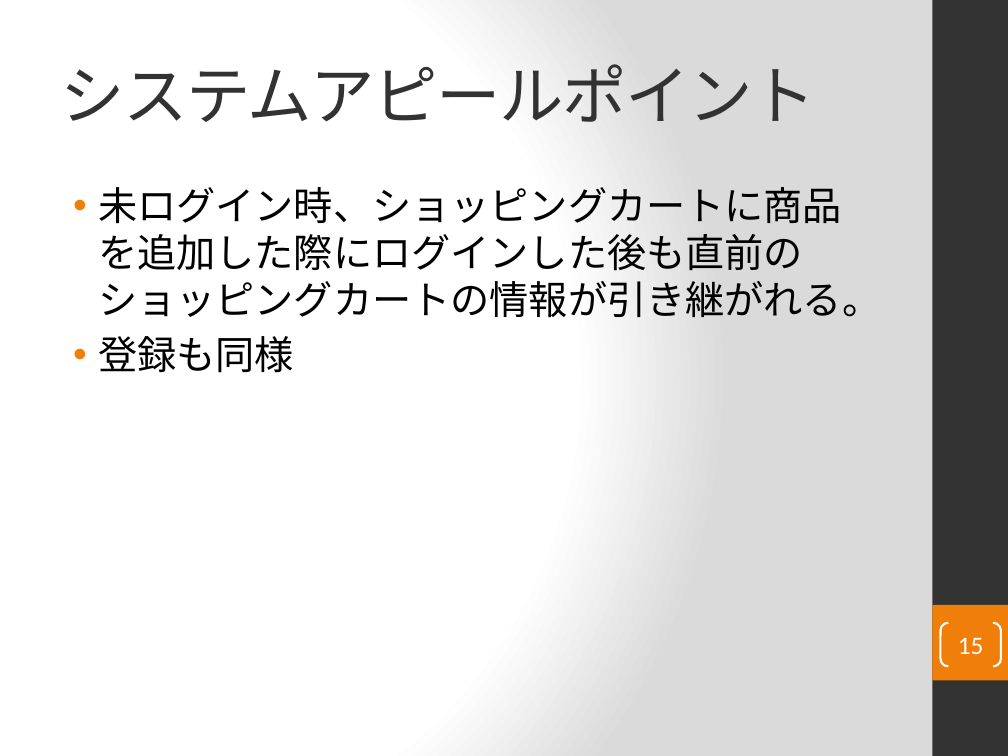
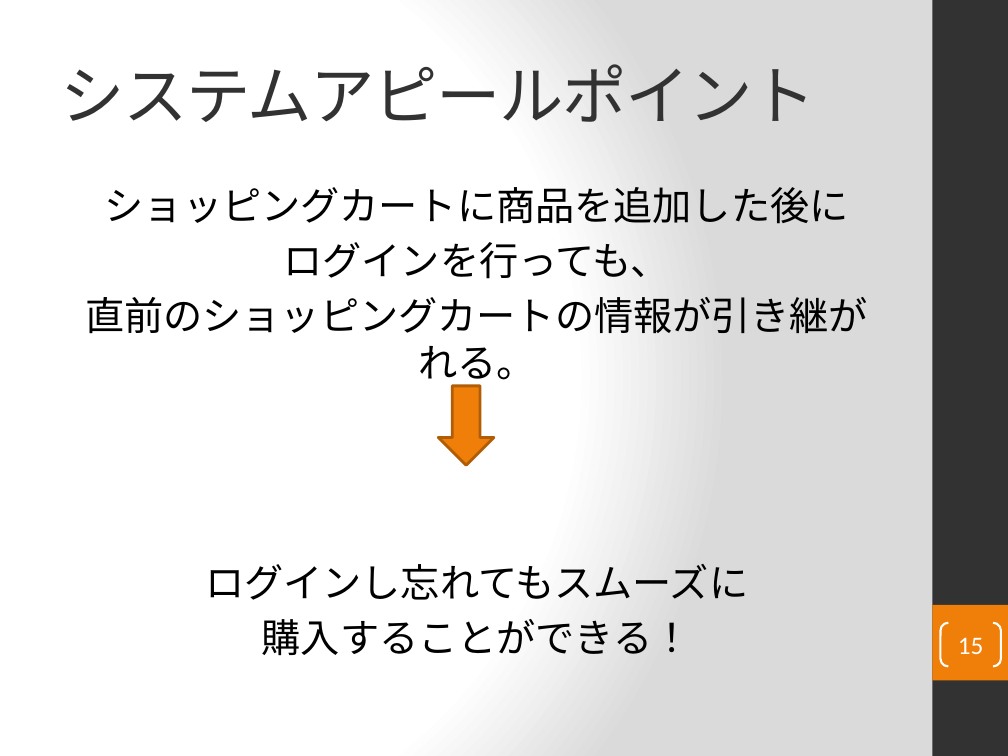
Before and after one commit to ChakaFlame/5_FGO, a slide deck: slide 15 of doc/unfinished/Presentation/5_fgoプレゼン資料.pptx. Drawn at 1008x756 pixels with LibreOffice and Linux fonts; fonts in the diff are those of the drawing. Boxes give left, top, right and bottom in pixels: in the first picture for what was removed or moved away, otherwise in the second. Text is boxed around its words. In the diff, an @@ line names an element or a change of style, - is before the commit and + after.

Commit message:
アピール修正

```diff
--- a/doc/unfinished/Presentation/5_fgoプレゼン資料.pptx
+++ b/doc/unfinished/Presentation/5_fgoプレゼン資料.pptx
@@ text at (x1=85, y1=187, x2=868, y2=655): text changed @@
-• 未ログイン時、ショッピングカートに商品を追加した際にログインした後も直前のショッピングカートの情報が引き継がれる。
-• 登録も同様
+ショッピングカートに商品を追加した後に
+ログインを行っても、
+直前のショッピングカートの情報が引き継がれる。
+ログインし忘れてもスムーズに
+購入することができる！
@@ down arrow added at (x1=438, y1=386, x2=494, y2=466), fill #F07F09, outline #B25E07 2 pt @@
```
